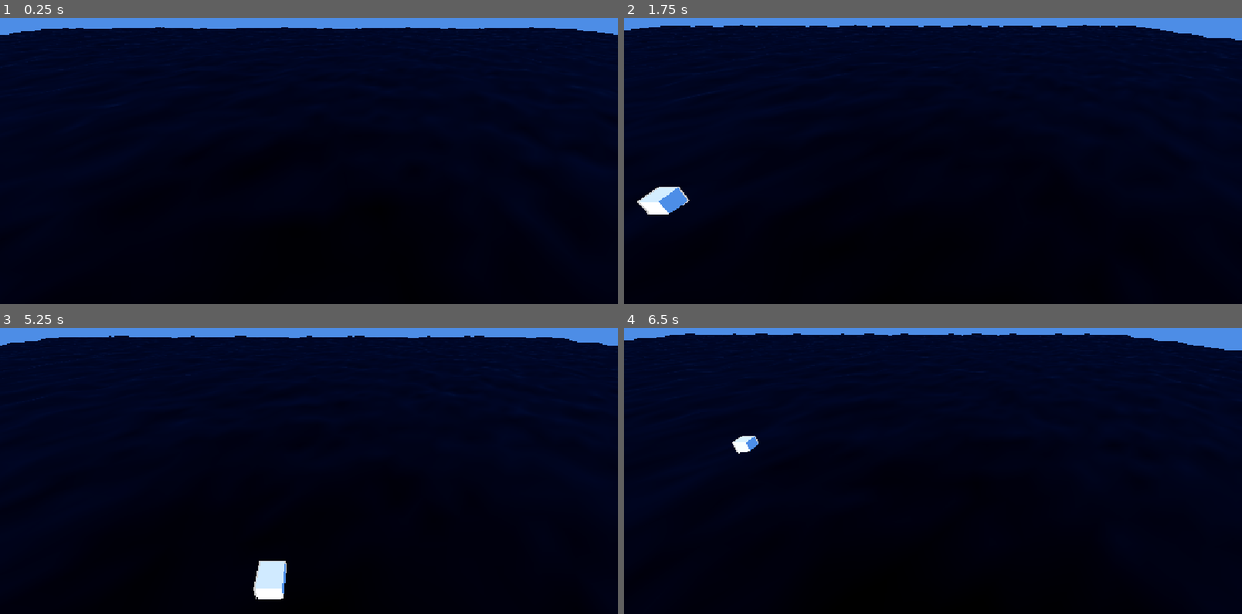
Above: before the commit, frames 1-4 (two rows, left to right).
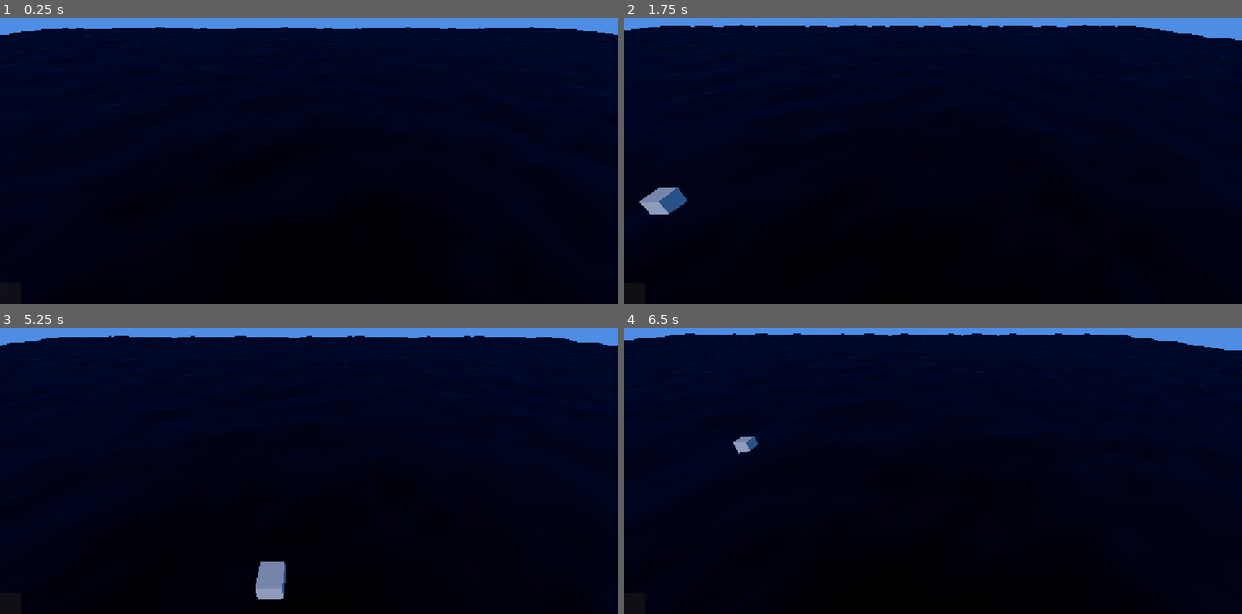
Above: after the commit, the same moments.

Repository: shotgoose/battleship
Game: Godot game, scene res://main.tscn
Same seed, same stepped clock (60 frames per second), same inputs: the game is played once before the commit and once after it.
Inputs (mouse positions are in pixels of both pictures, inside the frame that each line leads up to):
- Up to frame 1 (0.25 s): no input
- Up to frame 2 (1.75 s): move the mouse to (1068, 112) at 0.52 s; press the mouse at (1068, 112) at 0.53 s; hold D (right) 0.53-1.28 s; right-click (1068, 112) at 0.8 s; move the mouse to (809, 146) at 1.27 s; release the mouse at (809, 146) at 1.28 s; hold Down (down) from 1.28 s (still down); right-click (809, 146) at 1.35 s; click (809, 146) at 1.55 s
- Up to frame 3 (5.25 s): move the mouse to (370, 365) at 2.02 s; release Down (down) at 2.03 s; hold D (right) 2.03-2.78 s; hold Right mouse button (command, bound only after the commit) 2.03-2.78 s; tap E (rotate ccw) at 2.1 s; move the mouse to (278, 511) at 2.77 s; hold W (up) 2.78-3.53 s; tap Q (rotate cw) at 2.85 s; click (278, 511) at 3.05 s; move the mouse to (494, 493) at 3.52 s; press the mouse at (494, 493) at 3.53 s; hold Left (left) 3.53-5.03 s; right-click (494, 493) at 3.8 s; move the mouse to (123, 388) at 4.27 s; release the mouse at (123, 388) at 4.28 s; tap Mouse wheel up (zoom in) at 4.35 s; click (123, 388) at 4.55 s; move the mouse to (339, 439) at 5.02 s; hold Down (down) from 5.03 s (still down); hold Right mouse button (command, bound only after the commit) from 5.03 s (still down); tap Mouse wheel down (zoom out) at 5.1 s
- Up to frame 4 (6.5 s): move the mouse to (840, 353) at 5.77 s; release Down (down) at 5.78 s; release Right mouse button (command, bound only after the commit) at 5.78 s; hold D (right) from 5.78 s (still down); right-click (840, 353) at 5.85 s; click (840, 353) at 6.05 s

The runs differ from the first frame. In frame 2, 0.6% of the frame differs, in the area x 2-11%, y 59-69%; in frame 3, 0.6%, in the area x 41-47%, y 81-95%; in frame 4, 0.2%.

Commit message:
Selection outlines, unit stats, organization

Diff:
--- a/main.tscn
+++ b/main.tscn
@@ -1,28 +1,12 @@
 [gd_scene format=3 uid="uid://bi1socx5xrbum"]
 
-[ext_resource type="Shader" uid="uid://fqrxw7ri86t7" path="res://shaders/water_shader.gdshader" id="1_272bh"]
+[ext_resource type="Material" uid="uid://d0cojj53b6uij" path="res://materials/water.tres" id="1_1bvp3"]
 [ext_resource type="PackedScene" uid="uid://cclcuwsl5x17x" path="res://scenes/unit.tscn" id="2_1bvp3"]
 [ext_resource type="PackedScene" uid="uid://dbhi66pfcoqw7" path="res://scenes/controller.tscn" id="4_lquwl"]
 [ext_resource type="PackedScene" uid="uid://cl14q1ivo4k1r" path="res://scenes/camera_rig.tscn" id="5_7mycd"]
 
-[sub_resource type="FastNoiseLite" id="FastNoiseLite_aq2ne"]
-
-[sub_resource type="NoiseTexture2D" id="NoiseTexture2D_yvhtj"]
-noise = SubResource("FastNoiseLite_aq2ne")
-seamless = true
-
-[sub_resource type="ShaderMaterial" id="ShaderMaterial_yvhtj"]
-render_priority = 0
-shader = ExtResource("1_272bh")
-shader_parameter/noisemap = SubResource("NoiseTexture2D_yvhtj")
-shader_parameter/wave_height = 1.1
-shader_parameter/normal_offset = 0.01
-shader_parameter/plane_size = 50.0
-shader_parameter/tile = 1.0
-shader_parameter/speed = 0.05
-
 [sub_resource type="PlaneMesh" id="PlaneMesh_7y7d4"]
-material = SubResource("ShaderMaterial_yvhtj")
+material = ExtResource("1_1bvp3")
 size = Vector2(200, 200)
 subdivide_width = 128
 subdivide_depth = 128
@@ -39,6 +23,14 @@
 
 [node name="UI" type="CanvasLayer" parent="." unique_id=1331578859]
 
+[node name="PanelContainer" type="PanelContainer" parent="UI" unique_id=330740269]
+anchors_preset = 2
+anchor_top = 1.0
+anchor_bottom = 1.0
+offset_top = -40.0
+offset_right = 40.0
+grow_vertical = 0
+
 [node name="CameraRig" parent="." unique_id=1829092561 instance=ExtResource("5_7mycd")]
 
 [node name="Controller" parent="." unique_id=629880235 instance=ExtResource("4_lquwl")]
--- /dev/null
+++ b/materials/outline_hover.tres
@@ -0,0 +1,9 @@
+[gd_resource type="ShaderMaterial" format=3 uid="uid://dpw4ffnfkkao2"]
+
+[ext_resource type="Shader" uid="uid://cg10u8q58xf10" path="res://shaders/outline.gdshader" id="1_ihyuo"]
+
+[resource]
+render_priority = 0
+shader = ExtResource("1_ihyuo")
+shader_parameter/outline_width = 1.050000002375
+shader_parameter/outline_color = Color(0.54497427, 0.5449743, 0.54497397, 1)
--- /dev/null
+++ b/materials/outline_select.tres
@@ -0,0 +1,9 @@
+[gd_resource type="ShaderMaterial" format=3 uid="uid://ccbl4npqhuacv"]
+
+[ext_resource type="Shader" uid="uid://cg10u8q58xf10" path="res://shaders/outline.gdshader" id="1_kym2r"]
+
+[resource]
+render_priority = 0
+shader = ExtResource("1_kym2r")
+shader_parameter/outline_width = 1.150000007125
+shader_parameter/outline_color = Color(0.89492244, 0.89492244, 0.8949224, 1)
--- /dev/null
+++ b/materials/water.tres
@@ -0,0 +1,19 @@
+[gd_resource type="ShaderMaterial" format=3 uid="uid://d0cojj53b6uij"]
+
+[ext_resource type="Shader" uid="uid://fqrxw7ri86t7" path="res://shaders/water.gdshader" id="1_6gfwt"]
+
+[sub_resource type="FastNoiseLite" id="FastNoiseLite_aq2ne"]
+
+[sub_resource type="NoiseTexture2D" id="NoiseTexture2D_yvhtj"]
+noise = SubResource("FastNoiseLite_aq2ne")
+seamless = true
+
+[resource]
+render_priority = 0
+shader = ExtResource("1_6gfwt")
+shader_parameter/noisemap = SubResource("NoiseTexture2D_yvhtj")
+shader_parameter/wave_height = 1.1
+shader_parameter/normal_offset = 0.01
+shader_parameter/plane_size = 50.0
+shader_parameter/tile = 1.0
+shader_parameter/speed = 0.05
--- a/project.godot
+++ b/project.godot
@@ -61,6 +61,11 @@
 "events": [Object(InputEventMouseButton,"resource_local_to_scene":false,"resource_name":"","device":-1,"window_id":0,"a …(253 unchanged characters)…
 ]
 }
+command={
+"deadzone": 0.2,
+"events": [Object(InputEventMouseButton,"resource_local_to_scene":false,"resource_name":"","device":-1,"window_id":0,"alt_pressed":false,"shift_pressed":false,"ctrl_pressed":false,"meta_pressed":false,"button_mask":2,"position":Vector2(125, 24),"global_position":Vector2(134, 72),"factor":1.0,"button_index":2,"canceled":false,"pressed":true,"double_click":false,"script":null)
+]
+}
 "zoom in"={
 "deadzone": 0.2,
 "events": [Object(InputEventMouseButton,"resource_local_to_scene":false,"resource_name":"","device":-1,"window_id":0,"a …(259 unchanged characters)…
--- a/scenes/unit.tscn
+++ b/scenes/unit.tscn
@@ -1,9 +1,6 @@
 [gd_scene format=3 uid="uid://cclcuwsl5x17x"]
 
 [ext_resource type="Script" uid="uid://ceeo25ryo5eki" path="res://scripts/unit.gd" id="1_k673f"]
-[ext_resource type="Shader" uid="uid://cg10u8q58xf10" path="res://shaders/outline_shader.gdshader" id="2_1jvru"]
-
-[sub_resource type="PhysicsMaterial" id="PhysicsMaterial_yvhtj"]
 
 [sub_resource type="BoxShape3D" id="BoxShape3D_d6hw4"]
 
@@ -21,27 +18,19 @@
 	pass
 "
 
-[sub_resource type="ShaderMaterial" id="ShaderMaterial_hbm4x"]
-render_priority = 0
-shader = ExtResource("2_1jvru")
-shader_parameter/outline_width = 1.08400000399
-shader_parameter/outline_color = Color(0.8, 0.8, 0.8, 1)
+[sub_resource type="BoxMesh" id="BoxMesh_7y7d4"]
 
-[sub_resource type="StandardMaterial3D" id="StandardMaterial3D_gw35f"]
-next_pass = SubResource("ShaderMaterial_hbm4x")
-
-[sub_resource type="BoxMesh" id="BoxMesh_7y7d4"]
-material = SubResource("StandardMaterial3D_gw35f")
-
-[node name="Unit" type="RigidBody3D" unique_id=700282534]
+[node name="CharacterBody3D" type="CharacterBody3D" unique_id=458135210]
 collision_layer = 2
-physics_material_override = SubResource("PhysicsMaterial_yvhtj")
-gravity_scale = 0.0
 script = ExtResource("1_k673f")
 
 [node name="CollisionShape3D" type="CollisionShape3D" parent="." unique_id=1118610132]
 shape = SubResource("BoxShape3D_d6hw4")
 script = SubResource("GDScript_1bvp3")
 
-[node name="MeshInstance3D" type="MeshInstance3D" parent="." unique_id=875300556]
+[node name="NavigationAgent3D" type="NavigationAgent3D" parent="." unique_id=1441603582]
+
+[node name="Model" type="Node3D" parent="." unique_id=1457920884]
+
+[node name="MeshInstance3D" type="MeshInstance3D" parent="Model" unique_id=875300556]
 mesh = SubResource("BoxMesh_7y7d4")
--- /dev/null
+++ b/scripts/classes/unit_stats.gd
@@ -0,0 +1,8 @@
+class_name UnitStats
+extends Resource
+
+@export var display_name: String = "Unit"
+@export var max_health: float = 180.0
+@export var move_distance: float = 10.0
+@export var turn_radius: float = 3.0
+@export var icon: Texture2D
--- a/scripts/controller.gd
+++ b/scripts/controller.gd
@@ -8,49 +8,54 @@
 
 func _unhandled_input(event: InputEvent) -> void:
 	if event.is_action_pressed("select"):
-		_handle_select();
+		_handle_select()
+	if event.is_action_pressed("command"):
+		_handle_command()
 
 func _process(delta) -> void:
 	_handle_hover();
 
 func _raycast(mask: int) -> Dictionary:
-	var camera := get_viewport().get_camera_3d();
-	if camera == null: return {};
-	var mouse_pos := get_viewport().get_mouse_position();
-	var from := camera.project_ray_origin(mouse_pos);
-	var to := from + camera.project_ray_normal(mouse_pos) * 1000.0;
-	var query := PhysicsRayQueryParameters3D.create(from, to, mask);
-	return camera.get_world_3d().direct_space_state.intersect_ray(query);
+	var camera := get_viewport().get_camera_3d()
+	if camera == null: return {}
+	var mouse_pos := get_viewport().get_mouse_position()
+	var from := camera.project_ray_origin(mouse_pos)
+	var to := from + camera.project_ray_normal(mouse_pos) * 1000.0
+	var query := PhysicsRayQueryParameters3D.create(from, to, mask)
+	return camera.get_world_3d().direct_space_state.intersect_ray(query)
 
 func _handle_select() -> void:
-	var hit := _raycast(UNIT_LAYER);
+	var hit := _raycast(UNIT_LAYER)
 	clear_selection()
 	if hit:
-		select_unit(hit.collider);
+		select_unit(hit.collider)
 
 func _handle_hover() -> void:
-	var hit := _raycast(UNIT_LAYER);
-	var unit = hit.collider if hit else null;
+	var hit := _raycast(UNIT_LAYER)
+	var unit = hit.collider if hit else null
 	if unit == hovered_unit:
 		return
-	clear_hover();
+	clear_hover()
 	if unit:
-		hover_unit(unit);
+		hover_unit(unit)
+
+func _handle_command() -> void:
+	pass
 
 func select_unit(unit: Node) -> void:
-	selected_unit = unit;
-	unit.set_selected(true);
+	selected_unit = unit
+	unit.set_selected(true)
 
 func hover_unit(unit: Node) -> void:
-	hovered_unit = unit;
-	unit.set_hovered(true);
+	hovered_unit = unit
+	unit.set_hovered(true)
 
 func clear_selection() -> void:
 	if is_instance_valid(selected_unit):
-		selected_unit.set_selected(false);
-	selected_unit = null;
+		selected_unit.set_selected(false)
+	selected_unit = null
 
 func clear_hover() -> void:
 	if is_instance_valid(hovered_unit):
-		hovered_unit.set_hovered(false);
-	hovered_unit = null;
+		hovered_unit.set_hovered(false)
+	hovered_unit = null
--- a/scripts/unit.gd
+++ b/scripts/unit.gd
@@ -1,10 +1,39 @@
-extends RigidBody3D
+class_name Unit
+extends CharacterBody3D
 
-var is_selected = false;
-var is_hovered = false;
+@export var stats : UnitStats
+
+var is_selected : bool = false
+var is_hovered : bool = false
+var waypoints : Array[Vector2] = []
+
+const OUTLINE_HOVER := preload("res://materials/outline_hover.tres")
+const OUTLINE_SELECT := preload("res://materials/outline_select.tres")
+
+@onready var model : Node3D = $Model
 
 func set_selected(value: bool) -> void:
-	is_selected = value;
+	is_selected = value
+	_update_outline()
 
 func set_hovered(value: bool) -> void:
-	is_hovered = value;
+	is_hovered = value
+	_update_outline()
+
+func add_waypoint(destination : Vector2) -> void:
+	waypoints.append(destination)
+
+func clear_waypoints() -> void:
+	waypoints.clear()
+
+func pathfind() -> void:
+	pass
+
+func _update_outline() -> void:
+	var mat : Material = null
+	if is_selected:
+		mat = OUTLINE_SELECT
+	elif is_hovered:
+		mat = OUTLINE_HOVER
+	for mesh in model.find_children("*", "MeshInstance3D", true, false):
+		mesh.material_overlay = mat
--- /dev/null
+++ b/unit_stats/boat.tres
@@ -0,0 +1,7 @@
+[gd_resource type="Resource" script_class="UnitStats" format=3 uid="uid://dca5kny7vophw"]
+
+[ext_resource type="Script" uid="uid://bagof5kw82ppa" path="res://scripts/classes/unit_stats.gd" id="1_elpbl"]
+
+[resource]
+script = ExtResource("1_elpbl")
+metadata/_custom_type_script = "uid://bagof5kw82ppa"
Not shown, added: scripts/classes/unit_stats.gd.uid
Renamed: shaders/outline_shader.gdshader -> shaders/outline.gdshader
Renamed: shaders/outline_shader.gdshader.uid -> shaders/outline.gdshader.uid
Renamed: shaders/water_shader.gdshader -> shaders/water.gdshader
Renamed: shaders/water_shader.gdshader.uid -> shaders/water.gdshader.uid
